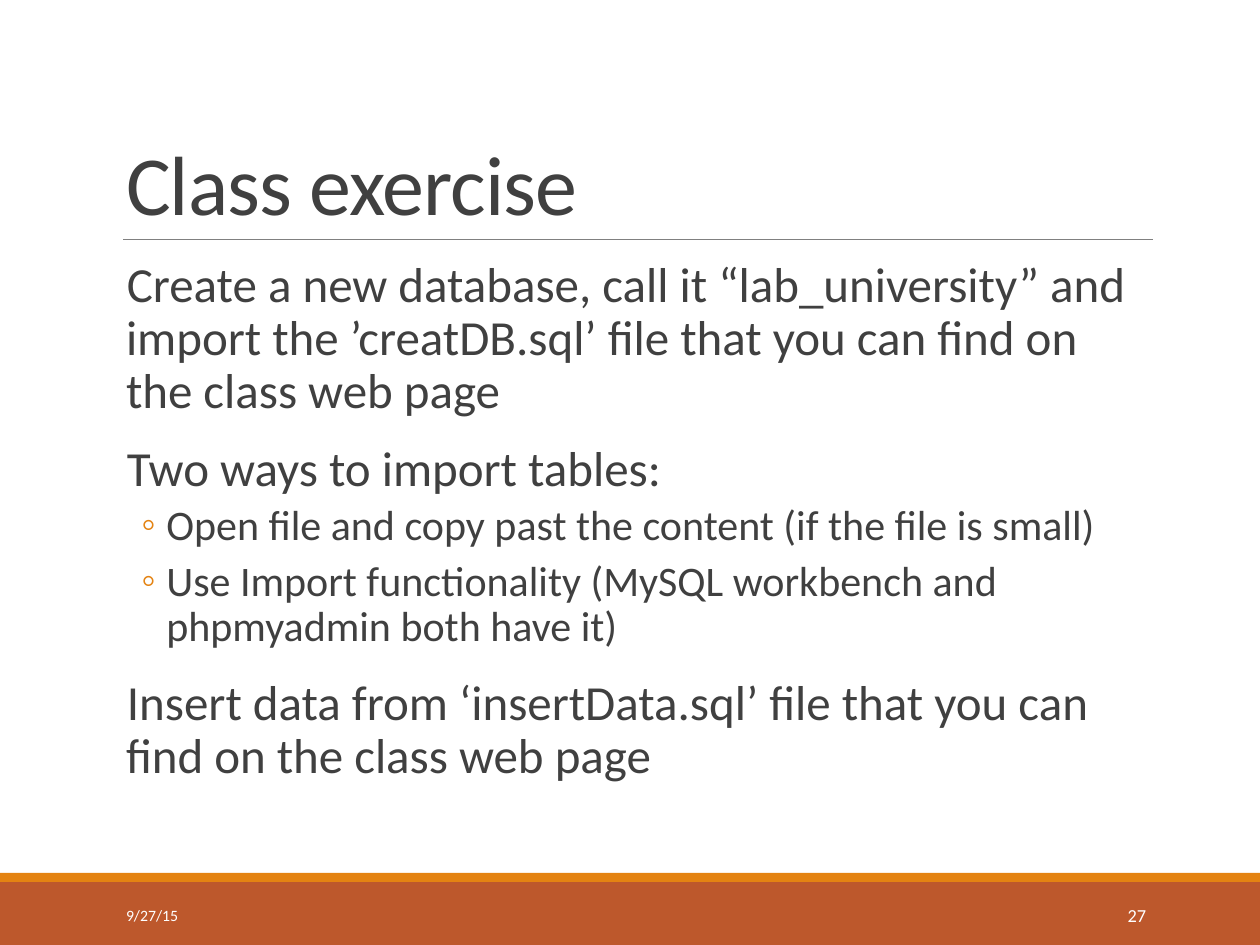
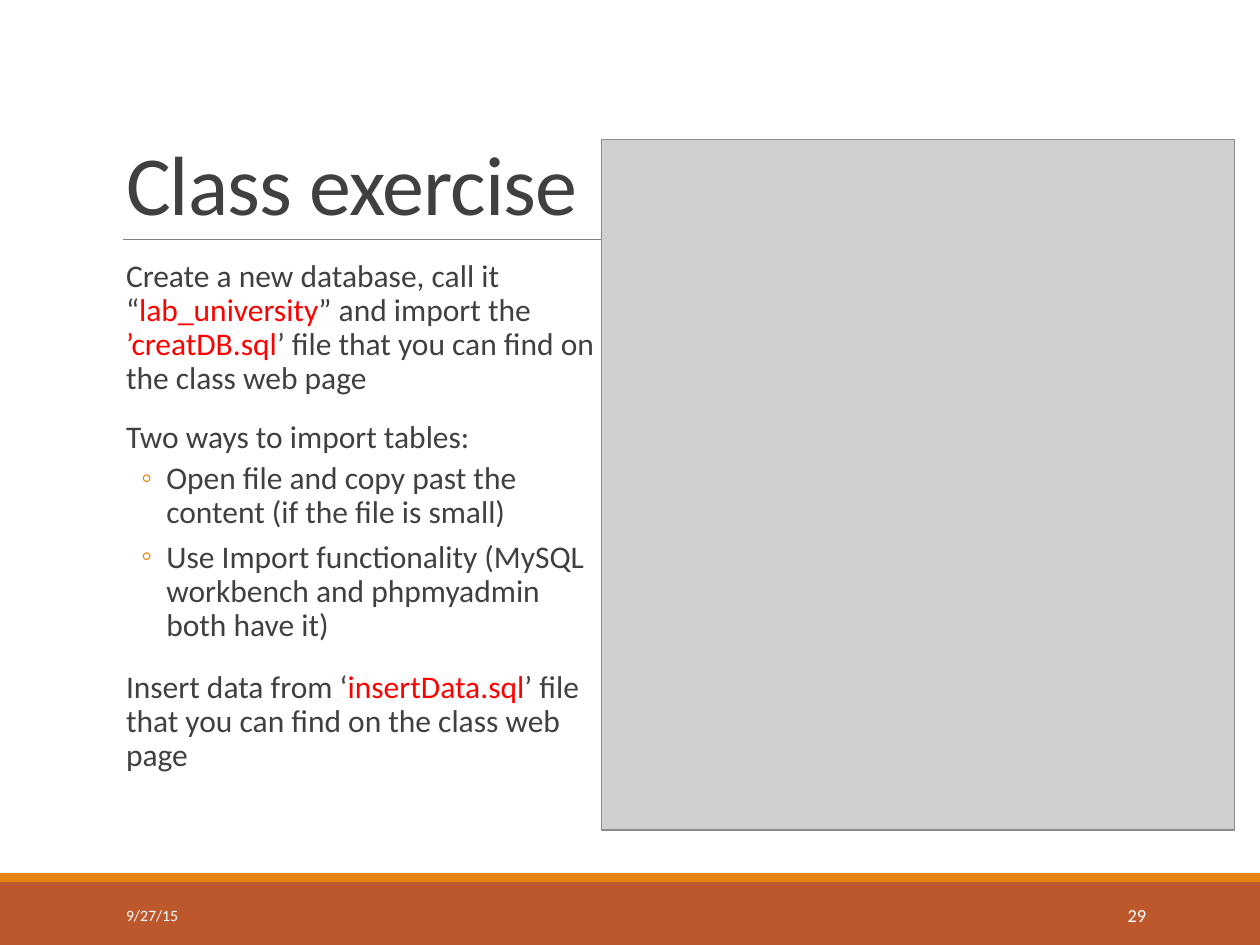
Before and after one commit to nikunjgoel95/INFSCI2710-lab, a slide deck: slide 29 of Lab slides.pptx (slide 27 before the commit). Drawn at 1260x945 pixels with LibreOffice and Linux fonts; fonts in the diff are those of the drawing; grey boxes stand for pictures. Boxes give left, top, right and bottom in pixels: in the first picture for what was removed or moved away, otherwise in the second. Text is boxed around its words. In the diff, an @@ line names an element or a change of style, - is before the commit and + after.

```diff
--- a/Lab slides.pptx
+++ b/Lab slides.pptx
@@ picture added at (602, 140, 1235, 830) @@
@@ text "Create a new database, call ..." at (126, 265, 594, 772): size 28 to 18 pt in "Create a new database, call it “lab_university” ...", "Two ways to import tables:", "Insert data from ‘insertData.sql’ file that you ..."; text colour #404040 to #FF0000 in "“lab_university” ’creatDB.sql’", "‘insertData.sql’"; size 24 to 18 pt in "Open file and copy past the content ...", "Use Import functionality (MySQL workbench and phpmyadmin ..." @@
@@ page number at (1128, 910, 1147, 922): text changed @@
-27
+29
```
Also in this commit, not shown: 9 other slides changed, 2 slides added.
